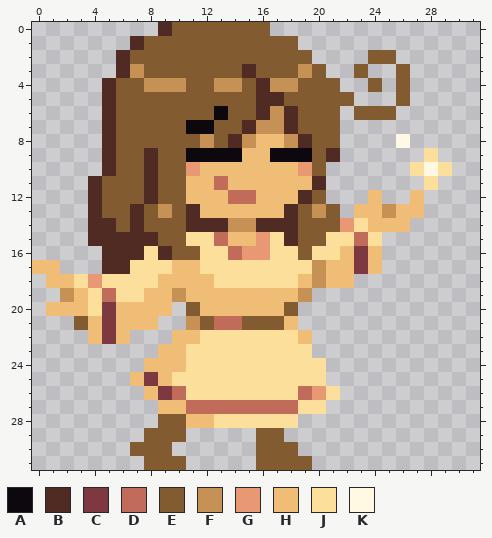
File history of a pixel-art sprite, docs/img/player_merchant3.png. The first picture shows the starting point.
The file is 128x128 pixels, drawn in blocks of 4x4; one block is one cell here.
Palette (. is transparent): A #0d080d  B #4f2b24  C #7d3840  D #c16c5b  E #825b31  F #c59154  G #e89973  H #f0bd77  J #fbdf9b  K #fff9e4
Pixels before, first column x 0:
 0 .........BEEEEEEE.............
 1 .......BEEEEEEEEEEE...........
 2 ......BEEEEEEEEEEEEE....EE....
 3 ......BFEEEEEEEBEEEFE..E..E...
 4 .....BEEFFFEEFFEBFFEEE..E.E...
 5 .....BEEEEEEEEEEBBEEEEE...E...
 6 .....BEEEEEEEAEEBFBEEE.EEE....
 7 .....BEEEEEAAEEBFFBEEE........
 8 .....BEEEEEEFEBFHHFBEE....K...
 9 .....BEEBEEAAAAHHAAAEB......J.
10 .....BEEBEEGHHHHHHHGE......JKJ
11 ....BEEEBEEHHDHHHHHHB.......J.
12 ....BEEEBEEHHHDDHHHBE...H..H..
13 ....BEEBEFEBHHHHHHBEFE.HHFHH..
14 ....BBEBEEEBBBFFBBBEEEGJHHH...
15 ....BBBBBEEJJDHHGJBEEJJDJ.....
16 .....BBBJBEEJJDGGJJEJJHCH.....
17 HH...BBJJJHHJJJJJJJJFHHCH.....
18 .HHJGJJJJHHHHJJJJJJHFHH.......
19 ..FHJDJJHHFHHHHHHHHF..........
20 .HHHJCHHHH.EHHHHHHE...........
21 ...EHCHHH..FEDDEEEH...........
22 ....HCH...HHJJJJJJJH..........
23 .........HHJJJJJJJJJ..........
24 ........HHHJJJJJJJJJJ.........
25 .......HCHJJJJJJJJJJJ.........
26 ........HCDJJJJJJJJDGJ........
27 .........HHDDDDDDDDJJ.........
28 .........EEHHJJJJJJ...........
29 ........EEE.....EE............
30 .......EEE......EEE...........
31 ........EEE.....EEEE..........
Now the later version:
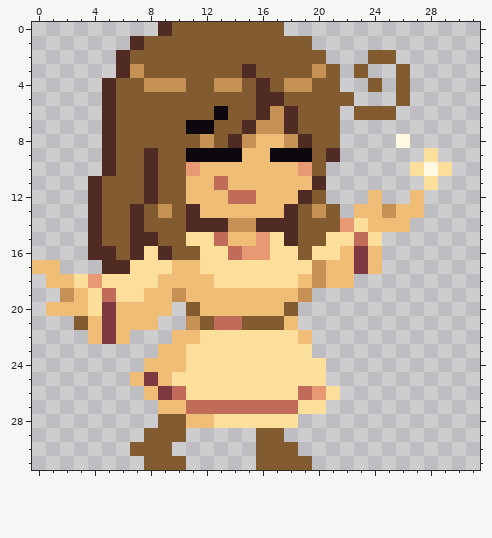
The exact change:
{"y":0,"x":17,"old":".","new":"E"}
{"y":1,"x":19,"old":".","new":"E"}
{"y":2,"x":20,"old":".","new":"E"}
{"y":3,"x":19,"old":"FE.","new":"EFE"}
{"y":4,"x":17,"old":"F","new":"E"}
{"y":4,"x":19,"old":"E","new":"F"}
{"y":14,"x":5,"old":"B","new":"E"}
{"y":15,"x":5,"old":"BB","new":"EE"}
{"y":16,"x":4,"old":".","new":"B"}
{"y":16,"x":6,"old":"B","new":"E"}
{"label":"changed","picture_box":[270,22,340,92]}
{"label":"changed","picture_box":[88,218,130,260]}
